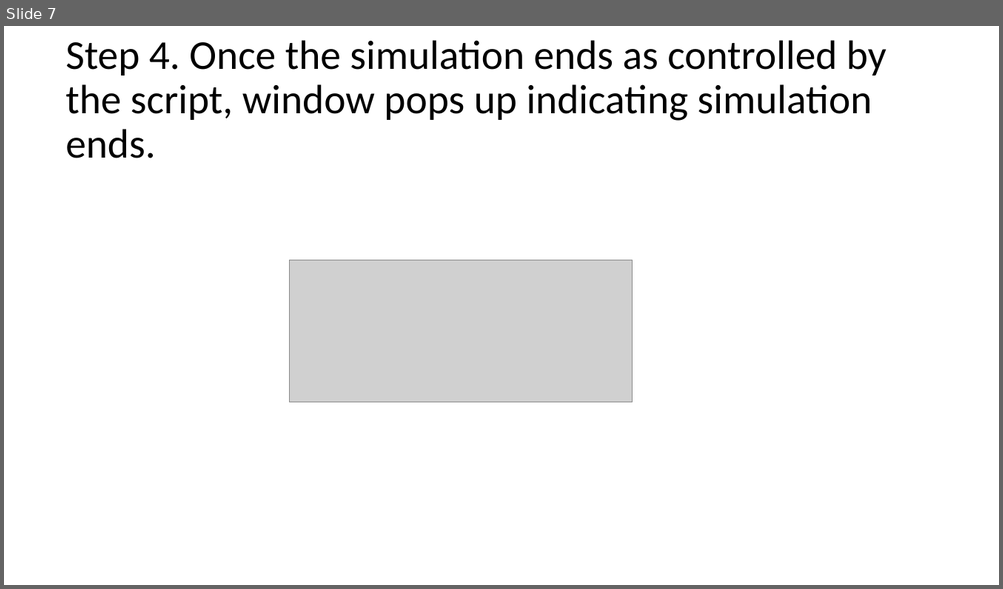
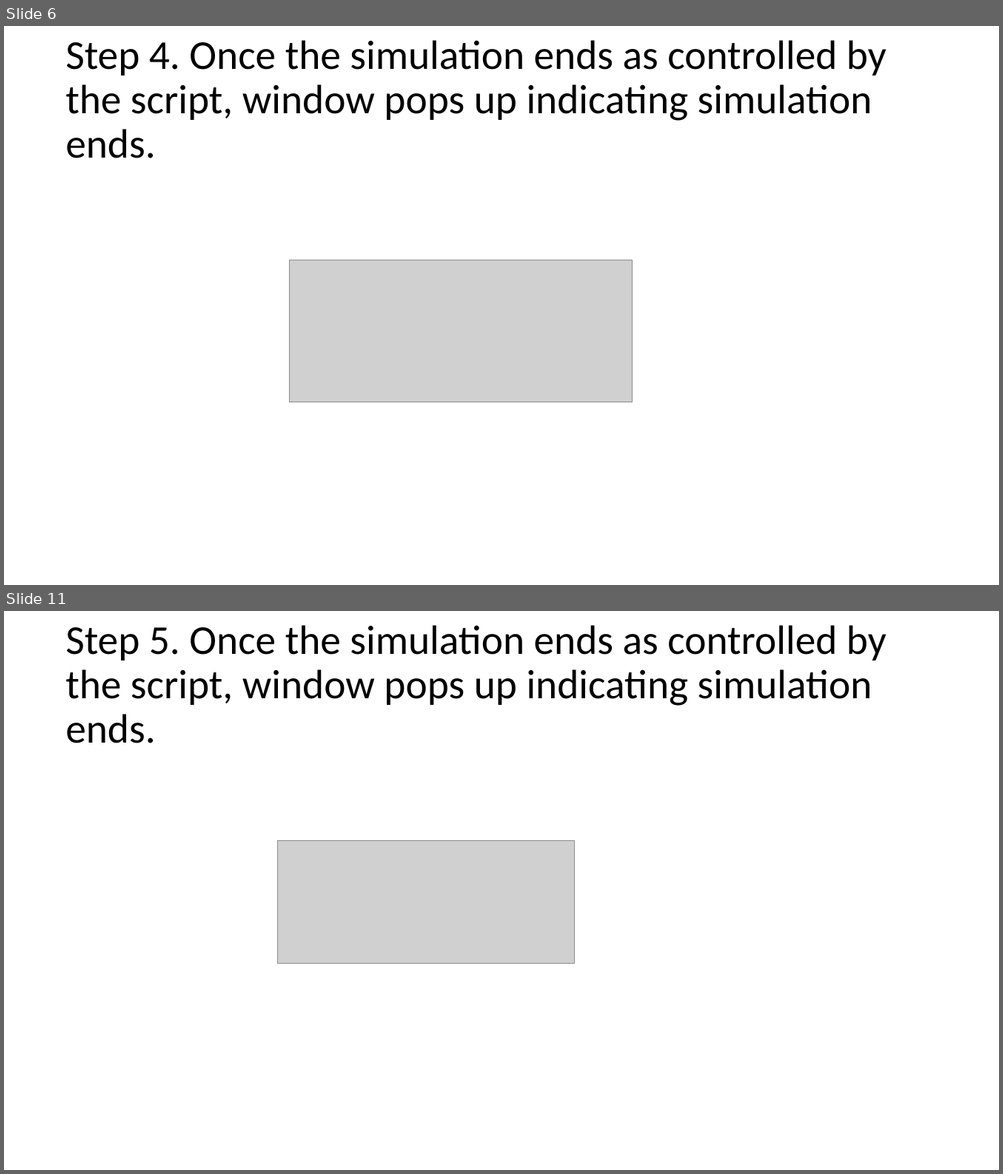
Before and after one commit to PAWorkzoneAutomation/TrafficSimulators_GettingStartedWithDifferrentSimulators_GettingStartedWithSUMO, a slide deck: Documents/How to talk to SUMO through python API.pptx. Shown one above the other, each under a label of ours: slide 7 before the commit, slides 6 and 11 after it; the slides between them are not shown. The pictures are 1003x589 and 1003x1174 pixels, drawn with LibreOffice and Linux fonts; fonts in the diff are those of the drawing; grey boxes stand for pictures. Boxes give left, top, right and bottom in pixels: in the first picture for what was removed or moved away, otherwise in the second. Text is boxed around its words. In the diff, an @@ line names an element or a change of style, - is before the commit and + after.

```diff
--- a/Documents/How to talk to SUMO through python API.pptx
+++ b/Documents/How to talk to SUMO through python API.pptx
@@ slide 11 added at <box>4,611,999,1170</box>, background #FFFFFF @@
@@ title added at <box>65,625,886,743</box>, 39.6 pt, text #000000 @@
+Step 5. Once the simulation ends as controlled by the script, window pops up indicating simulation ends.
@@ picture added at <box>277,841,574,963</box> @@
@@ what was slide 7 is now slide 6 @@
```
Also in this commit, not shown: 5 slides changed, 4 other slides added, 1 slide removed.
